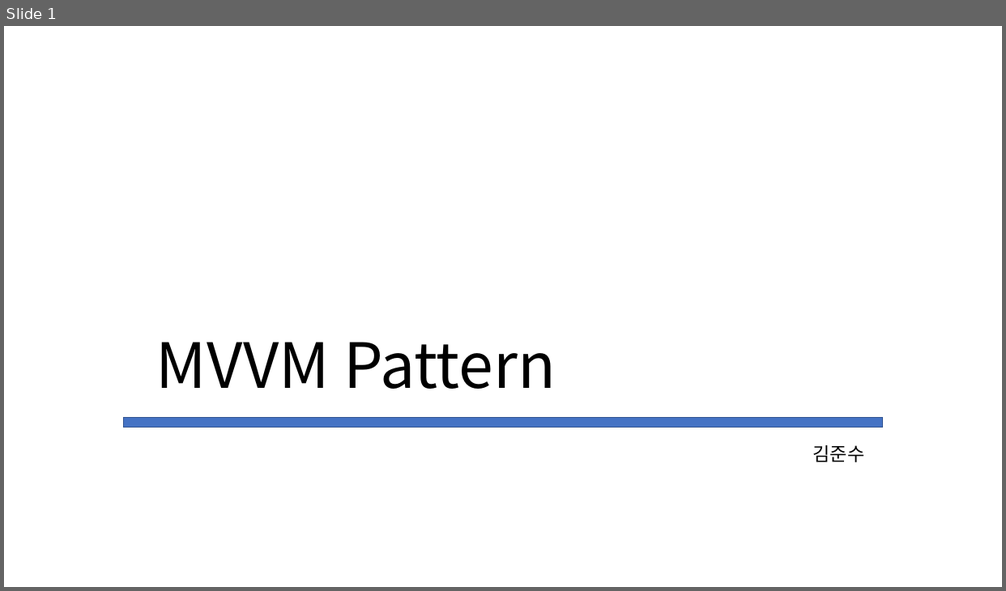
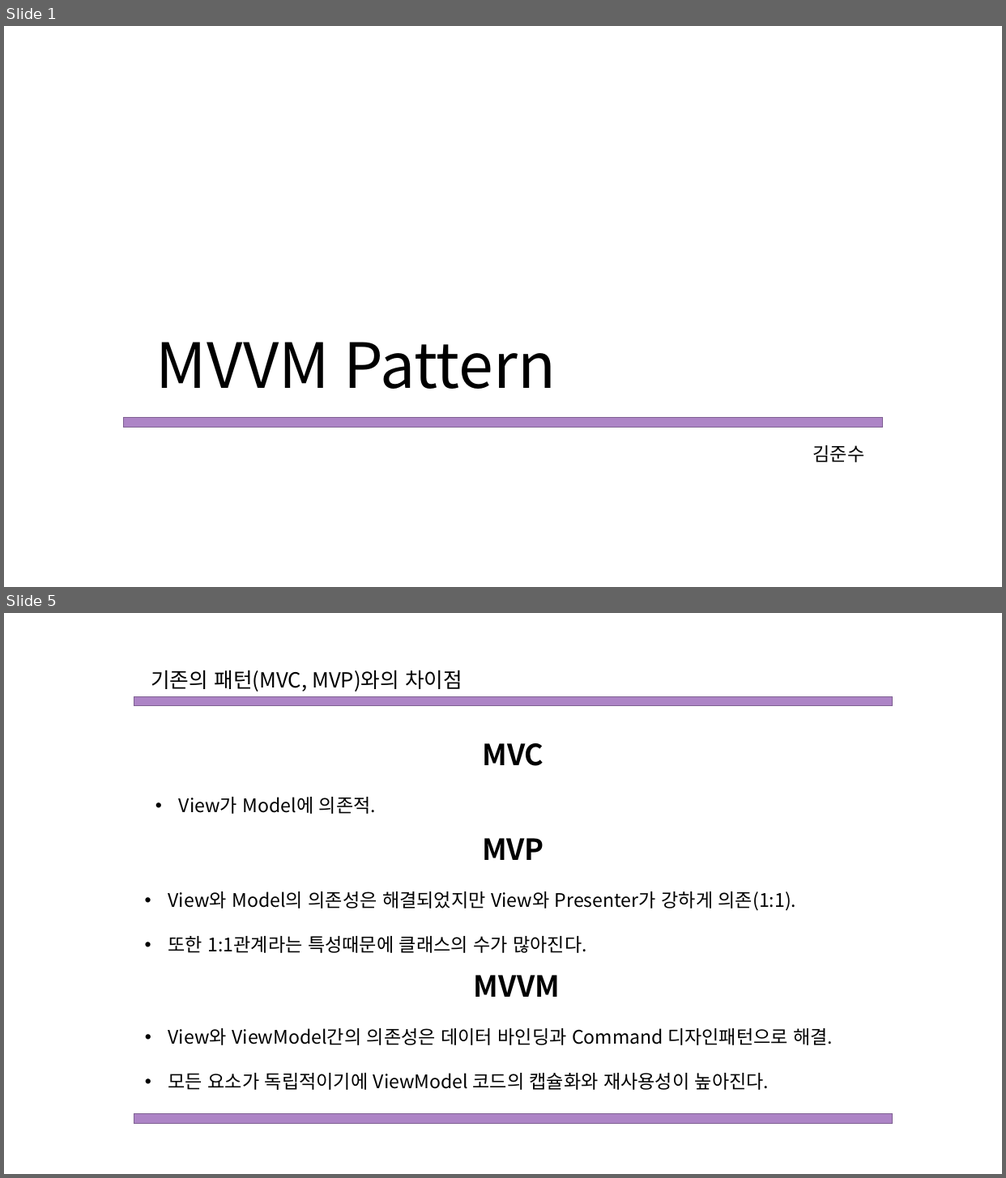
Before and after one commit to Mikusnuz/MyPractice, a slide deck: Study/MVVM.pptx. Shown one above the other, each under a label of ours: slide 1 before the commit, slides 1 and 5 after it; the slides between them are not shown. The pictures are 1006x591 and 1006x1178 pixels, drawn with LibreOffice and Linux fonts; fonts in the diff are those of the drawing. Boxes give left, top, right and bottom in pixels: in the first picture for what was removed or moved away, otherwise in the second. Text is boxed around its words. In the diff, an @@ line names an element or a change of style, - is before the commit and + after.

```diff
--- a/Study/MVVM.pptx
+++ b/Study/MVVM.pptx
@@ slide 5 added at (4,613,1002,1174), background #FFFFFF @@
@@ text added at (151,670,462,692), 20 pt, text #000000 @@
+기존의 패턴(MVC, MVP)와의 차이점
@@ rectangle added at (134,697,893,707), fill #AD84C6, outline #806292 1 pt @@
@@ text added at (179,743,544,814), 18 pt, text #000000 @@
+MVC
+• View가 Model에 의존적.
@@ text added at (168,838,797,953), 18 pt, text #000000 @@
+MVP
+• View와 Model의 의존성은 해결되었지만 View와 Presenter가 강하게 의존(1:1).
+• 또한 1:1관계라는 특성때문에 클래스의 수가 많아진다.
@@ text added at (168,975,833,1090), 18 pt, text #000000 @@
+MVVM
+• View와 ViewModel간의 의존성은 데이터 바인딩과 Command 디자인패턴으로 해결.
+• 모든 요소가 독립적이기에 ViewModel 코드의 캡슐화와 재사용성이 높아진다.
@@ rectangle added at (134,1114,893,1123), fill #AD84C6, outline #806292 1 pt @@
@@ slide 1 changed as well @@
@@ rectangle at (124,417,883,427): fill #4472C4 to #AD84C6; outline #325491 1 pt to #806292 1 pt @@
```
Also in this commit, not shown: 5 other slides added, 1 slide removed, 3 other files.
